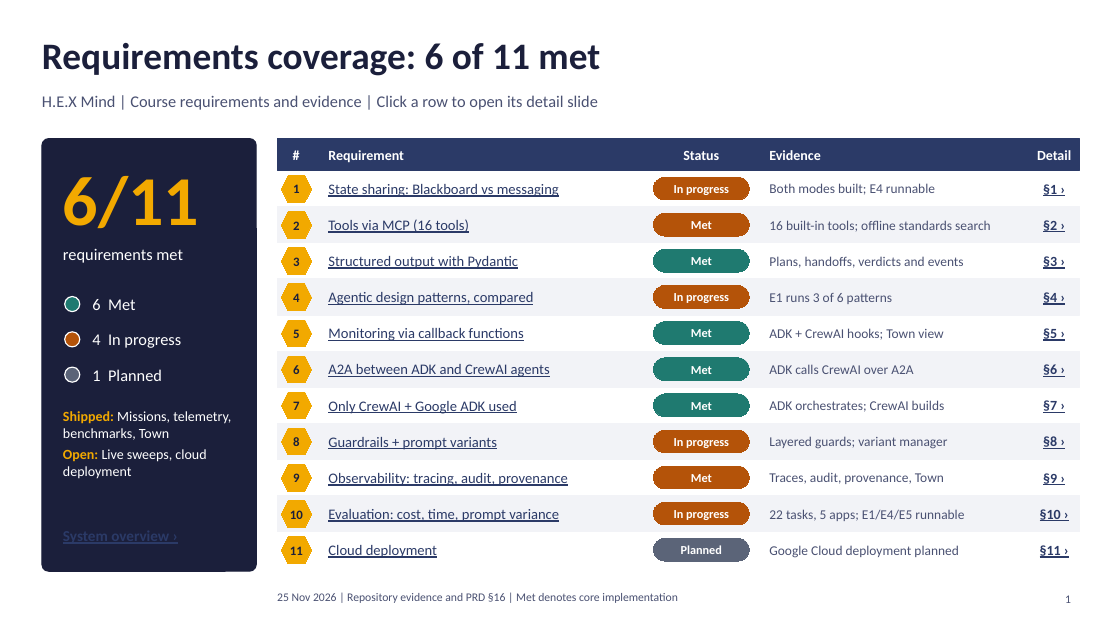
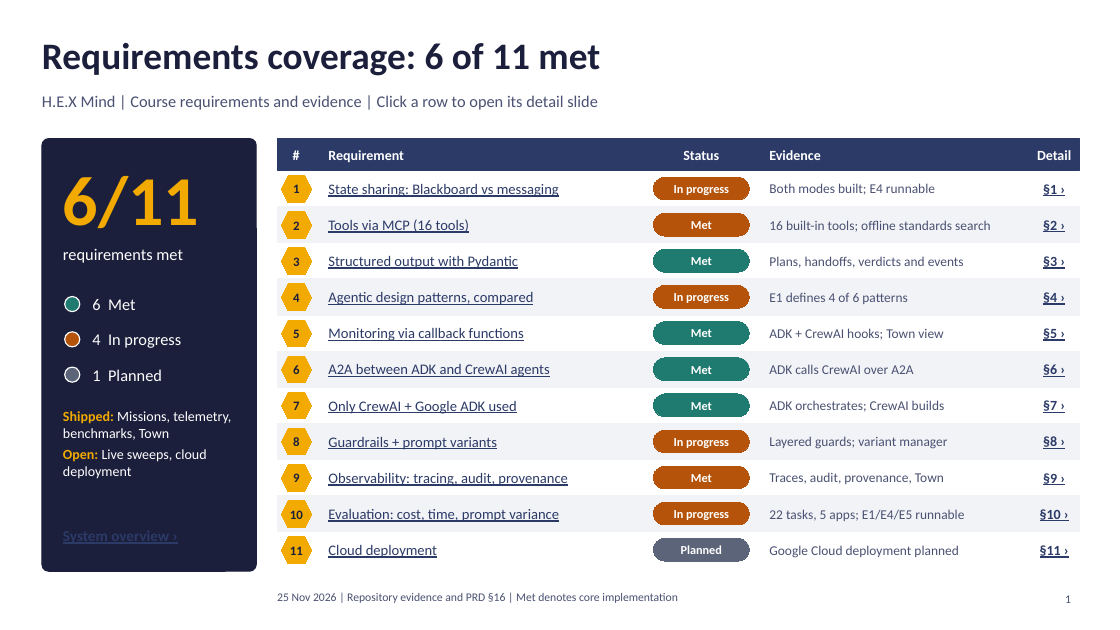
Before and after one commit to Cykikz/HEX, a slide deck: slide 1 of HEX_Mind_Requirements_Coverage_v2.pptx. Drawn at 1120x630 pixels with LibreOffice and Linux fonts; fonts in the diff are those of the drawing. Boxes give left, top, right and bottom in pixels: in the first picture for what was removed or moved away, otherwise in the second. Text is boxed around its words. In the diff, an @@ line names an element or a change of style, - is before the commit and + after.

```diff
--- a/HEX_Mind_Requirements_Coverage_v2.pptx
+++ b/HEX_Mind_Requirements_Coverage_v2.pptx
@@ text at <box>769,292,907,304</box>: text changed @@
-E1 runs 3 of 6 patterns
+E1 defines 4 of 6 patterns
```
Also in this commit, not shown: 2 other slides changed, 2 other files.
